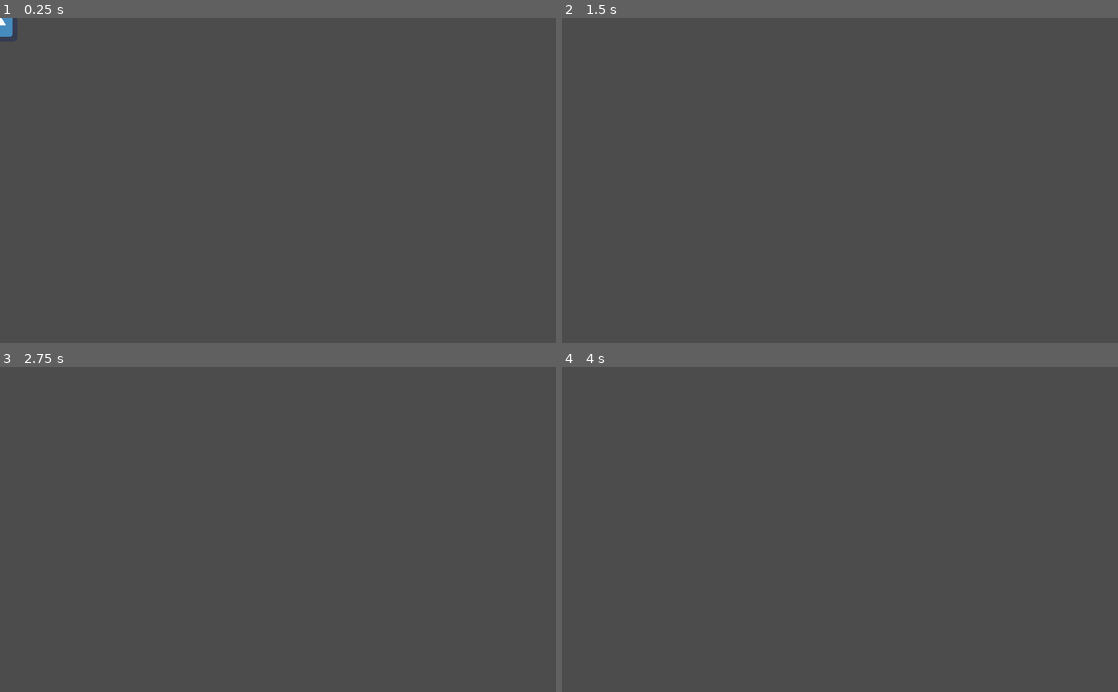
Above: before the commit, frames 1-4 (two rows, left to right).
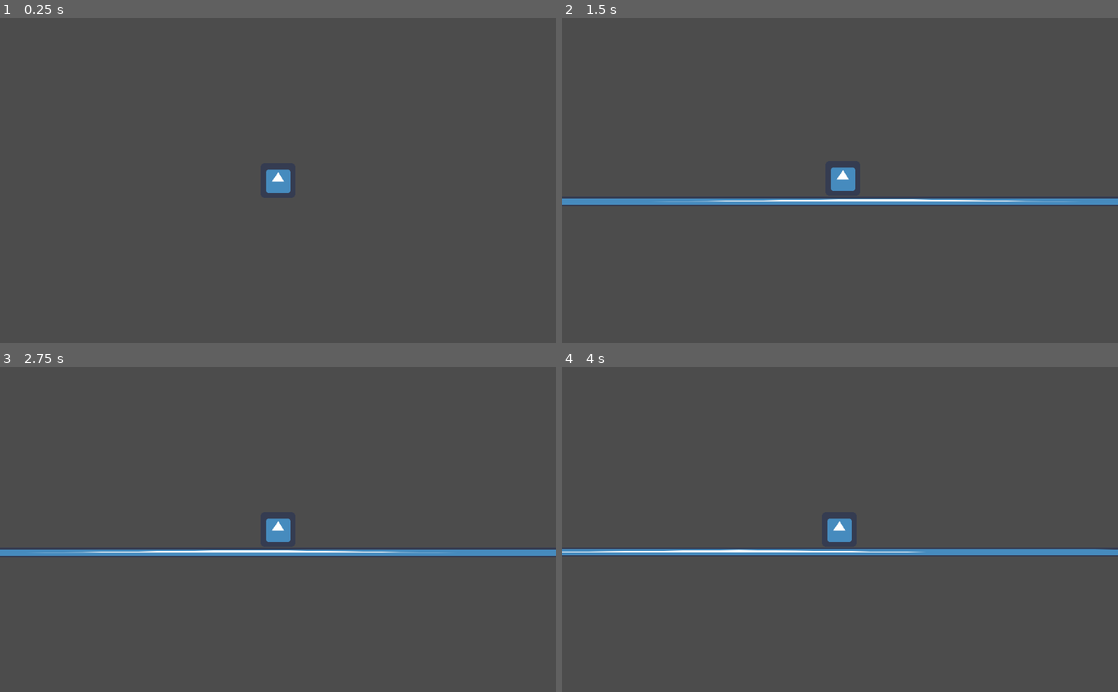
Above: after the commit, the same moments.

Repository: Boivin92/Turning-of-seasons
Game: Godot game, scene res://Game/Game.tscn
Same seed, same stepped clock (60 frames per second), same inputs: the game is played once before the commit and once after it. The project has no main scene, so this scene is started directly. The engine's default icon, where the game draws it, is replaced by a stand-in: a white triangle on a blue panel in a dark square.
Inputs:
- Up to frame 1 (0.25 s): no input
- Up to frame 2 (1.5 s): hold Down (pound, bound only after the commit) 0.53-1.28 s; hold D (right) from 0.53 s (still down); tap Space (jump) at 0.77 s; tap Down (pound, bound only after the commit) at 1.35 s
- Up to frame 3 (2.75 s): tap Space (jump) at 1.52 s; release D (right) at 2.03 s; hold A (left) from 2.03 s (still down); hold Down (pound, bound only after the commit) from 2.03 s (still down)
- Up to frame 4 (4 s): tap Enter at 2.75 s; release A (left) at 2.78 s; release Down (pound, bound only after the commit) at 2.78 s; hold D (right) from 2.78 s (still down); tap Down (pound, bound only after the commit) at 2.85 s; tap Space (jump) at 3.02, 3.77 s; hold Down (pound, bound only after the commit) from 3.53 s (still down)

The runs differ from the first frame. In frame 1, 0.4% of the frame differs, in the area x 0-53%, y 0-54%; in frame 2, 2.2%, in the area x 0-100%, y 45-58%; in frame 3, 2.2%; in frame 4, 2.2%.

Commit message:
Ground pound, camera shake, good juice

Diff:
--- /dev/null
+++ b/Camera2DWithShake.gd
@@ -0,0 +1,57 @@
+extends Camera2D
+
+class_name Camera2DWithShake
+
+var _duration = 0.0
+var _period_in_ms = 0.0
+var _amplitude = 0.0
+var _timer = 0.0
+var _last_shook_timer = 0
+var _previous_x = 0.0
+var _previous_y = 0.0
+var _last_offset = Vector2(0, 0)
+
+func _ready():
+    set_process(true)
+
+# Shake with decreasing intensity while there's time remaining.
+func _process(delta):
+    # Only shake when there's shake time remaining.
+    if _timer == 0:
+        return
+    # Only shake on certain frames.
+    _last_shook_timer = _last_shook_timer + delta
+    # Be mathematically correct in the face of lag; usually only happens once.
+    while _last_shook_timer >= _period_in_ms:
+        _last_shook_timer = _last_shook_timer - _period_in_ms
+        # Lerp between [amplitude] and 0.0 intensity based on remaining shake time.
+        var intensity = _amplitude * (1 - ((_duration - _timer) / _duration))
+        # Noise calculation logic from http://jonny.morrill.me/blog/view/14
+        var new_x = rand_range(-1.0, 1.0)
+        var x_component = intensity * (_previous_x + (delta * (new_x - _previous_x)))
+        var new_y = rand_range(-1.0, 1.0)
+        var y_component = intensity * (_previous_y + (delta * (new_y - _previous_y)))
+        _previous_x = new_x
+        _previous_y = new_y
+        # Track how much we've moved the offset, as opposed to other effects.
+        var new_offset = Vector2(x_component, y_component)
+        set_offset(get_offset() - _last_offset + new_offset)
+        _last_offset = new_offset
+    # Reset the offset when we're done shaking.
+    _timer = _timer - delta
+    if _timer <= 0:
+        _timer = 0
+        set_offset(get_offset() - _last_offset)
+
+# Kick off a new screenshake effect.
+func shake(duration, frequency, amplitude):
+    # Initialize variables.
+    _duration = duration
+    _timer = duration
+    _period_in_ms = 1.0 / frequency
+    _amplitude = amplitude
+    _previous_x = rand_range(-1.0, 1.0)
+    _previous_y = rand_range(-1.0, 1.0)
+    # Reset previous offset, if any.
+    set_offset(get_offset() - _last_offset)
+    _last_offset = Vector2(0, 0)
--- a/Game/Game.tscn
+++ b/Game/Game.tscn
@@ -1,9 +1,10 @@
-[gd_scene load_steps=3 format=2]
+[gd_scene load_steps=4 format=2]
 
 [ext_resource path="res://Player/Player.tscn" type="PackedScene" id=1]
+[ext_resource path="res://icon.png" type="Texture" id=2]
 
 [sub_resource type="RectangleShape2D" id=1]
-extents = Vector2( 413.033, 10 )
+extents = Vector2( 1179.96, 10 )
 
 [node name="Game" type="Node2D"]
 
@@ -13,7 +14,7 @@
 jump_speed = 400
 
 [node name="StaticBody2D" type="StaticBody2D" parent="."]
-position = Vector2( 403.967, 352.717 )
+position = Vector2( -3.01492, 601.428 )
 collision_layer = 2
 __meta__ = {
 "_edit_group_": true
@@ -21,3 +22,8 @@
 
 [node name="CollisionShape2D" type="CollisionShape2D" parent="StaticBody2D"]
 shape = SubResource( 1 )
+
+[node name="Sprite" type="Sprite" parent="StaticBody2D"]
+position = Vector2( 73.1059, 0.753702 )
+scale = Vector2( 34.5148, 0.269882 )
+texture = ExtResource( 2 )
--- a/Player/Player.gd
+++ b/Player/Player.gd
@@ -5,19 +5,27 @@
 export (int) var run_speed
 export (int) var jump_speed
 
+var pounding : bool
+
 # Called when the node enters the scene tree for the first time.
 func _ready():
 	pass # Replace with function body.
 
 func _physics_process(delta):
 	velocity.y += gravity * delta
-	get_input()
+	if not pounding:
+		get_input()
+	velocity.y = clamp(velocity.y, -2000, 2000)
 	velocity = move_and_slide(velocity, Vector2(0, -1))
+	if pounding && is_on_floor():
+		pounding = false
+		$Camera2DWithShake.shake(0.4, 15, 8)
 
 func get_input():
 	var right = Input.is_action_pressed("right")
 	var left = Input.is_action_pressed("left")
 	var jump = Input.is_action_pressed("jump")
+	var pound = Input.is_action_pressed("pound")
 
 	velocity.x = 0
 	if right:
@@ -26,3 +34,7 @@
 		velocity.x -= run_speed
 	if jump:
 		velocity.y = -jump_speed
+	if pound:
+		velocity.y = 2000
+		velocity.x = 0
+		pounding = true
--- a/Player/Player.tscn
+++ b/Player/Player.tscn
@@ -1,7 +1,8 @@
-[gd_scene load_steps=4 format=2]
+[gd_scene load_steps=5 format=2]
 
 [ext_resource path="res://Player/Player.gd" type="Script" id=1]
 [ext_resource path="res://icon.png" type="Texture" id=2]
+[ext_resource path="res://Camera2DWithShake.gd" type="Script" id=3]
 
 [sub_resource type="RectangleShape2D" id=1]
 extents = Vector2( 30, 31 )
@@ -12,7 +13,7 @@
 __meta__ = {
 "_edit_group_": true
 }
-gravity = 200
+gravity = 400
 run_speed = 50
 jump_speed = 200
 
@@ -21,3 +22,7 @@
 
 [node name="CollisionShape2D" type="CollisionShape2D" parent="."]
 shape = SubResource( 1 )
+
+[node name="Camera2DWithShake" type="Camera2D" parent="."]
+current = true
+script = ExtResource( 3 )
--- a/project.godot
+++ b/project.godot
@@ -8,9 +8,14 @@
 
 config_version=4
 
-_global_script_classes=[  ]
+_global_script_classes=[ {
+"base": "Camera2D",
+"class": "Camera2DWithShake",
+"language": "GDScript",
+"path": "res://Camera2DWithShake.gd"
+} ]
 _global_script_class_icons={
-
+"Camera2DWithShake": ""
 }
 
 [application]
@@ -44,6 +49,12 @@
 , Object(InputEventKey,"resource_local_to_scene":false,"resource_name":"","device":0,"alt":false,"shift":false,"control":false,"meta":false,"command":false,"pressed":false,"scancode":16777231,"unicode":0,"echo":false,"script":null)
  ]
 }
+pound={
+"deadzone": 0.5,
+"events": [ Object(InputEventKey,"resource_local_to_scene":false,"resource_name":"","device":0,"alt":false,"shift":false,"control":false,"meta":false,"command":false,"pressed":false,"scancode":16777234,"unicode":0,"echo":false,"script":null)
+, Object(InputEventKey,"resource_local_to_scene":false,"resource_name":"","device":0,"alt":false,"shift":false,"control":false,"meta":false,"command":false,"pressed":false,"scancode":83,"unicode":0,"echo":false,"script":null)
+ ]
+}
 
 [layer_names]
 
